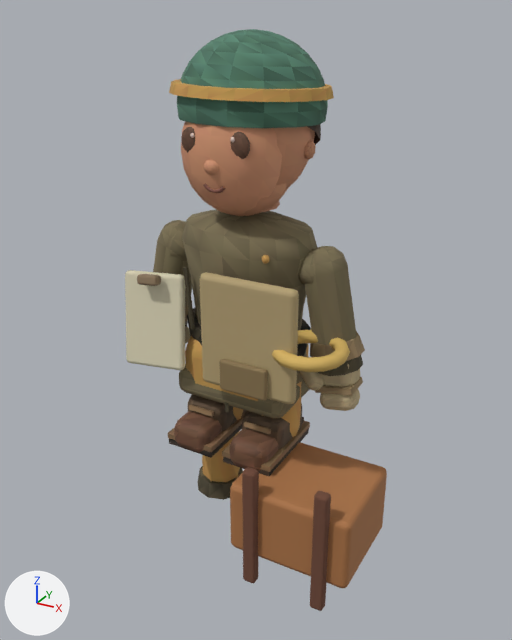
What one commit did to the glTF model examples/harvest-frontier/exports/npc/han-seojun.m1.glb.
The view is the same before and after, from a 50 mm camera at (1.45, -2.53, 2.25) aimed at (0.09, -0.06, 1.02). Arrows for +X, +Y and +Z are at lower left; the lights stay in place. The picture after the commit comes second. Where no turn or scale is listed for an object, it has been applied to the vertices.

Names of what the first picture shows: 'armLeftMesh', 'armRightMesh', 'coat', 'cooperativeCrateSlatLeft', 'cooperativeCrateSlatRight', 'cooperativeLedger', 'cooperativeLedgerClip', 'cooperativeSampleCrate', 'figureDetail', 'handRightMesh', 'hat', 'legs', 'qualitySampleRing', 'sortingApron' and 4 more.
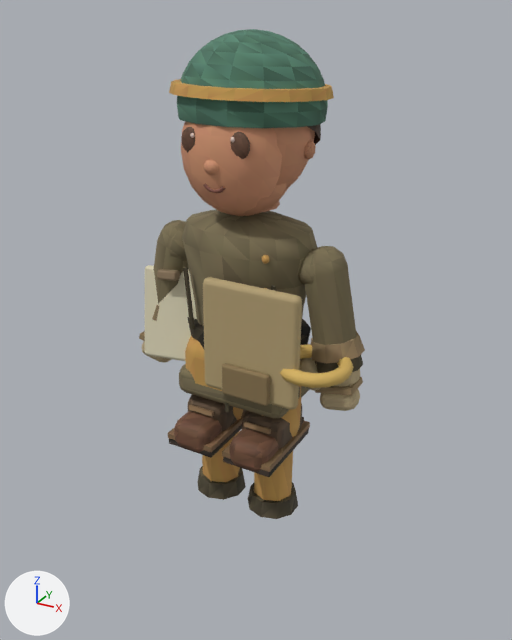
Changed parts and their boxes (x1, y1, x2, y2) in the pictures (512 x 640 px):
'cooperativeSampleCrate', deleted (brown): before (230, 442, 387, 588)
'sortingApron', moved: before (200, 272, 299, 404); after (203, 277, 302, 410)
'cooperativeLedger', moved, turned: before (125, 270, 185, 370); after (145, 265, 197, 361)
'qualitySampleRing', moved, turned: before (272, 330, 350, 372); after (280, 344, 354, 388)
'cooperativeCrateSlatRight', deleted (brown): before (310, 491, 331, 611)
'cooperativeCrateSlatLeft', deleted (brown): before (242, 467, 259, 583)
'cooperativeLedgerClip', moved, turned: before (137, 274, 161, 286); after (157, 269, 180, 281)

The change in detail:
In object 'sortingApron' (ob_sortingapron), parent goes from ob_npc_han_seojun_cooperative_lead to ob_body.
In object 'cooperativeLedger' (ob_cooperativeledger), parent goes from ob_npc_han_seojun_cooperative_lead to ob_handleft_carry.
Object 'cooperativeLedger' (ob_cooperativeledger) moves from (-0.35, -0.2, 0.98) to (0.0752, -0.2, 0.0779).
Object 'cooperativeLedger' (ob_cooperativeledger) turns from (-11, -3.6, 5.4) to (-13, -15, 5.6) degrees about x, y and z.
In object 'cooperativeLedgerClip' (ob_cooperativeledgerclip), parent goes from ob_npc_han_seojun_cooperative_lead to ob_handleft_carry.
Object 'cooperativeLedgerClip' (ob_cooperativeledgerclip) moves from (-0.35, -0.225, 1.18) to (0.0355, -0.225, 0.274).
Object 'cooperativeLedgerClip' (ob_cooperativeledgerclip) turns from (-11, -3.6, 5.4) to (-13, -15, 5.6) degrees about x, y and z.
In object 'qualitySampleRing' (ob_qualitysamplering), parent goes from ob_npc_han_seojun_cooperative_lead to ob_handright_carry.
Object 'qualitySampleRing' (ob_qualitysamplering) moves from (0.4, -0.18, 1.0) to (-0.0223, -0.18, 0.0876).
Object 'qualitySampleRing' (ob_qualitysamplering) turns from (90, 0, 0) to (90, 11, 0) degrees about x, y and z.
Object 'cooperativeSampleCrate' (ob_cooperativesamplecrate) is deleted.
Object 'cooperativeCrateSlatLeft' (ob_cooperativecrateslatleft) is deleted.
Object 'cooperativeCrateSlatRight' (ob_cooperativecrateslatright) is deleted.
Object 'handRight.carry' (ob_handright_carry) is new.
Its parent is ob_handright.
Its location is (-0.0102, 0.02, -0.0504).
Object 'handLeft.carry' (ob_handleft_carry) is new.
Its parent is ob_handleft.
Its location is (0.0, 0.123, 0.0).
